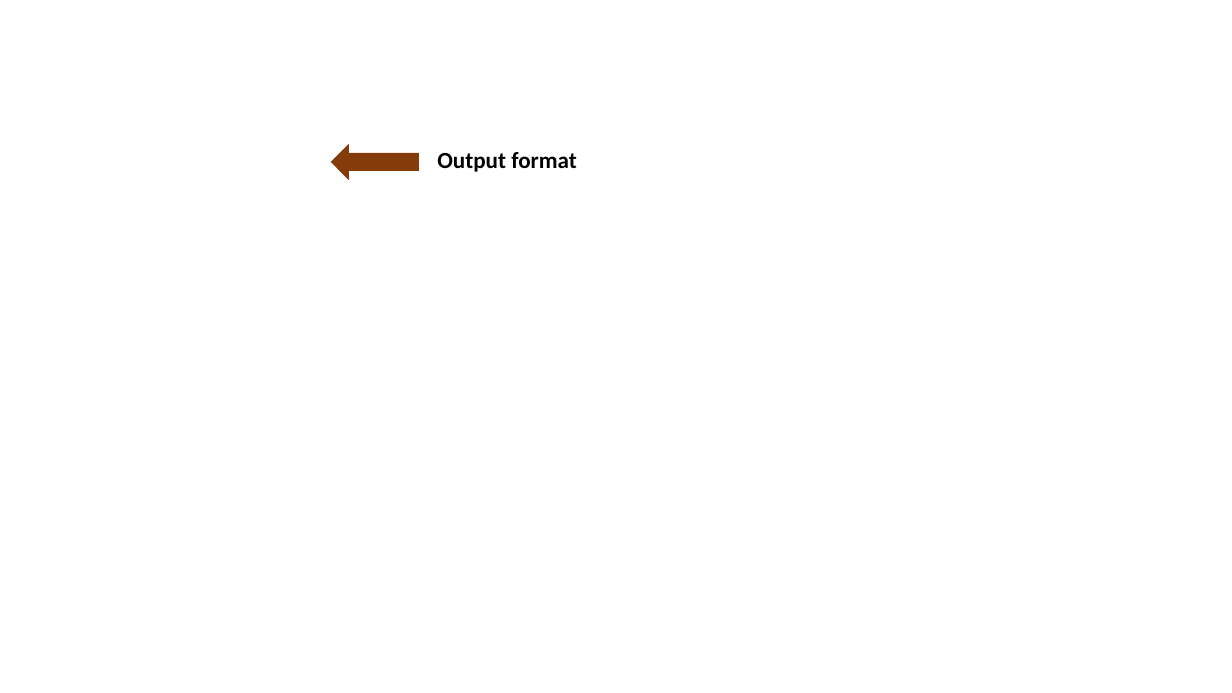
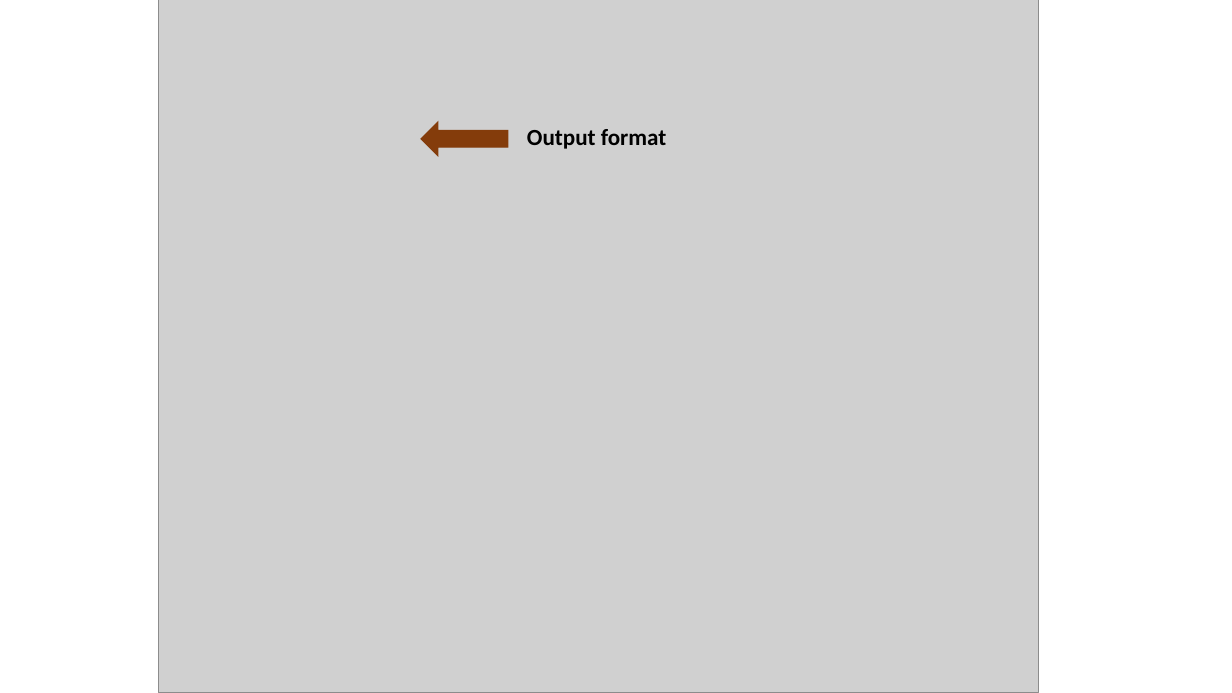
Before and after one commit to kirstenstark/colab_r_github, a slide deck: slide 3 of further_material/created_images.pptx (slide 2 before the commit). Drawn at 1232x693 pixels with LibreOffice and Linux fonts; fonts in the diff are those of the drawing; grey boxes stand for pictures; background and template pictures are left out. Boxes give left, top, right and bottom in pixels: in the first picture for what was removed or moved away, otherwise in the second. Text is boxed around its words. In the diff, an @@ line names an element or a change of style, - is before the commit and + after.

```diff
--- a/further_material/created_images.pptx
+++ b/further_material/created_images.pptx
@@ picture added at [158, 0, 1038, 693] @@
@@ text "Output format": place and size @@
-text "Output format" at [437, 152, 577, 172]
+text "Output format" at [527, 129, 667, 149]
@@ left arrow: place and size @@
-left arrow at [332, 145, 419, 178]
+left arrow at [421, 122, 508, 155]
```
Also in this commit, not shown: 4 other slides changed, 1 slide added, 12 other files.
